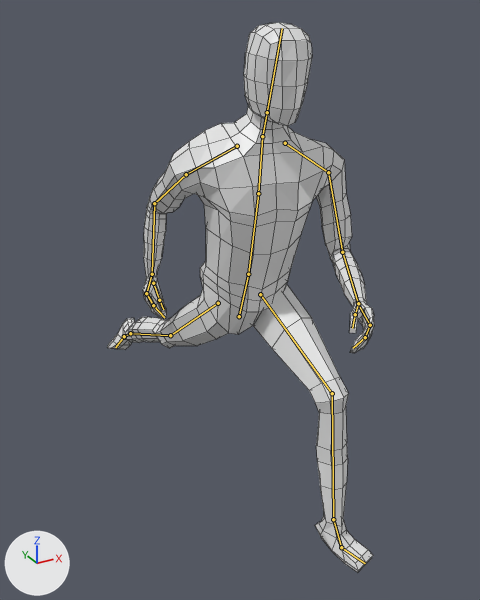
A saved change to the Blender file Assets/Models/PlayerModel.blend.
Camera for both pictures: a camera (50 mm lens) standing at (-1.01, -1.89, 1.76) and looking at (0.06, 0.05, 0.79). The axes (+X, +Y, +Z) are drawn at lower left. The lights are the same throughout. Both versions are drawn at frame 23 of the action 'Sprint.001'; the numbers are the values there. The bones that bend it are drawn over the model as lines. Mesh edges are drawn as thin lines.

Names of what the first picture shows: 'Player'.
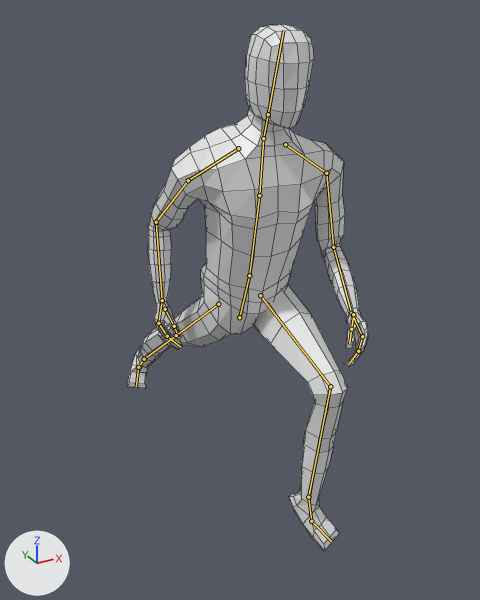
The edits, one by one:
Bone 'Hips' (bone_hips) moves from (0.007, -0.183, 0.052) to (0.006, -0.184, 0.058).
Bone 'Hips' (bone_hips) turns from (14, 0, -1) to (15, 0, -1) degrees about its own x, y and z.
Bone 'Chest' (bone_chest) turns from (0, -8, 0) to (0, -5, 0) degrees about its own x, y and z.
Bone 'Neck' (bone_neck) turns from (-1, 7, -2) to (-1, 5, -2) degrees about its own x, y and z.
Bone 'Shoulder.L' (bone_shoulder_l) turns from (12, -19, -3) to (8, -13, -2) degrees about its own x, y and z.
Bone 'UpperArm.L' (bone_upperarm_l) turns from (3, 5, -10) to (-1, 4, -10) degrees about its own x, y and z.
Bone 'LowerArm.L' (bone_lowerarm_l) turns from (51, 26, 9) to (46, 23, 7) degrees about its own x, y and z.
Bone 'Shoulder.R' (bone_shoulder_r) turns from (-10, -15, 2) to (-6, -10, 2) degrees about its own x, y and z.
Bone 'UpperArm.R' (bone_upperarm_r) turns from (-21, 0, 12) to (-17, -1, 11) degrees about its own x, y and z.
Bone 'LowerArm.R' (bone_lowerarm_r) turns from (24, -7, -1) to (28, -10, -2) degrees about its own x, y and z.
Bone 'Toes.L' (bone_toes_l) turns from (-1, -4, 18) to (-4, 0, 5) degrees about its own x, y and z.
Bone 'Toes.R' (bone_toes_r) turns from (-8, -6, 18) to (2, 10, -30) degrees about its own x, y and z.
Bone 'LegIK.L' (bone_legik_l) moves from (-0.032, -0.542, 0.101) to (-0.075, -0.454, 0.15).
Bone 'LegIK.L' (bone_legik_l) turns from (20, 2, 0) to (38, 2, 0) degrees about its own x, y and z.
Bone 'PoleTarget.L' (bone_poletarget_l) moves from (-0.018, 0.0, 0.0) to (-0.055, 0.0, 0.0).
Bone 'LegIK.R' (bone_legik_r) moves from (0.026, 0.736, 0.299) to (0.059, 0.696, 0.167).
Bone 'LegIK.R' (bone_legik_r) turns from (101, -2, 0) to (85, -2, 0) degrees about its own x, y and z.

Where the change shows, as pixel boxes [x1, y1, x2, y2] in the pictures (480 x 600 px):
'Player', posed (10% narrower): before [107, 23, 374, 573]; after [127, 24, 368, 551]
bone 'Hips', root to tip: before (239, 316) to (248, 274); after (239, 317) to (249, 275)
bone 'Chest', root to tip: before (258, 193) to (262, 136); after (259, 195) to (263, 138)
bone 'Neck', root to tip: before (262, 136) to (267, 112); after (263, 138) to (268, 114)
bone 'Shoulder.L', root to tip: before (285, 143) to (328, 172); after (285, 144) to (326, 173)
bone 'UpperArm.L', root to tip: before (328, 172) to (342, 252); after (326, 173) to (333, 247)
bone 'LowerArm.L', root to tip: before (342, 252) to (358, 304); after (333, 247) to (351, 313)
bone 'Shoulder.R', root to tip: before (237, 146) to (186, 174); after (238, 148) to (188, 180)
bone 'UpperArm.R', root to tip: before (186, 174) to (154, 203); after (188, 180) to (156, 222)
bone 'LowerArm.R', root to tip: before (154, 203) to (152, 274); after (156, 222) to (162, 300)
bone 'Toes.L', root to tip: before (341, 547) to (365, 563); after (311, 521) to (331, 541)
bone 'Toes.R', root to tip: before (124, 336) to (115, 347); after (138, 367) to (136, 387)
